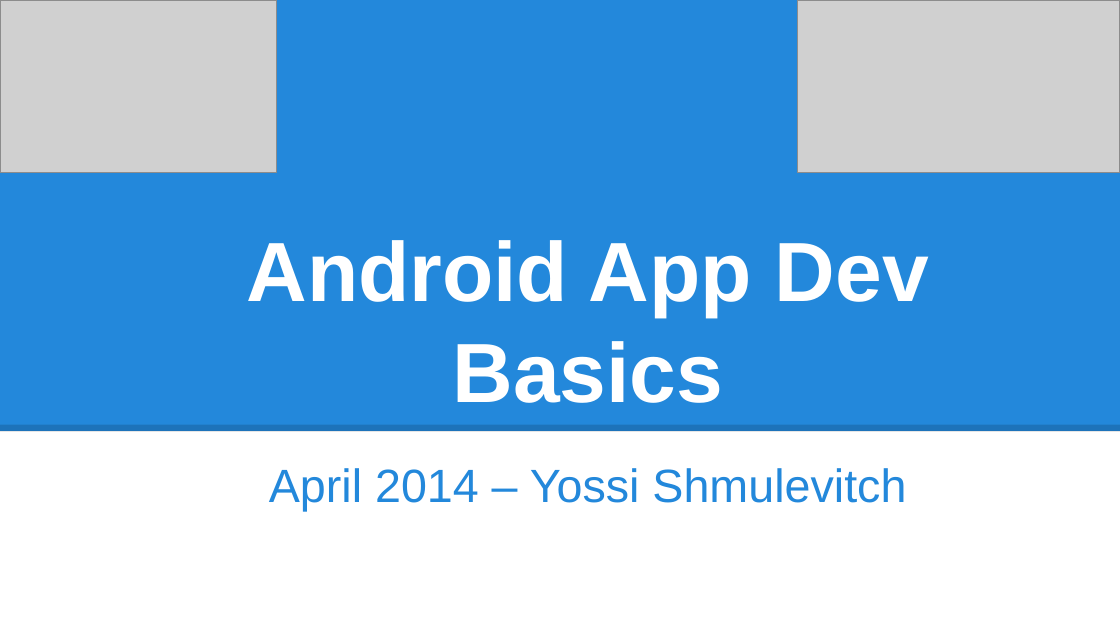
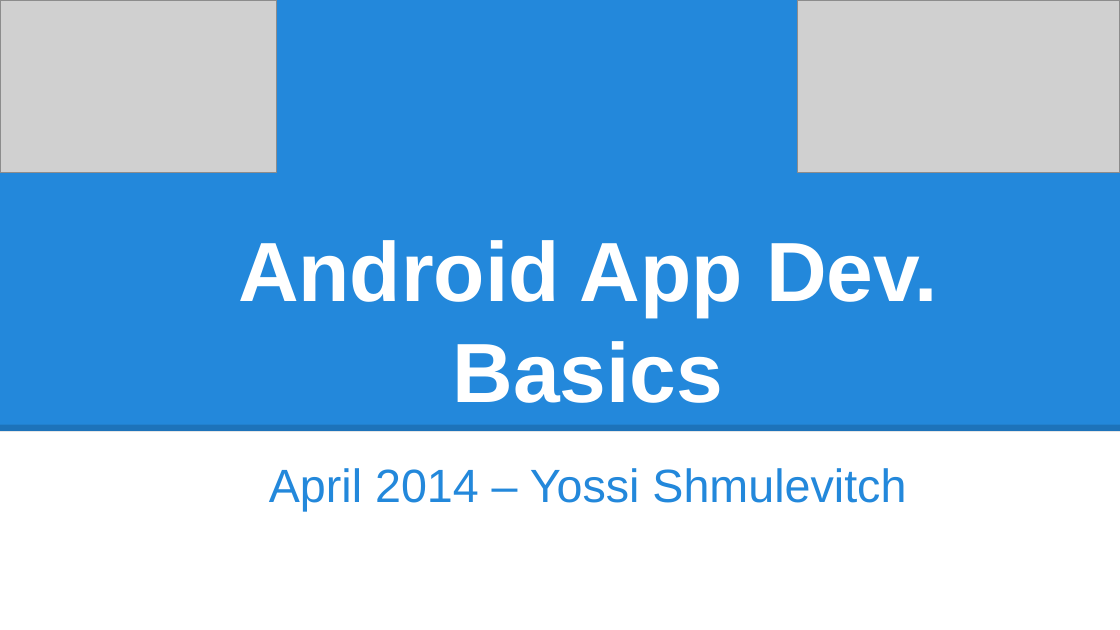
Before and after one commit to szabgab/osdc.org.il, a slide deck: slide 1 of html/static/android_basics_lecture_april_6th.pptx. Drawn at 1120x630 pixels with LibreOffice and Linux fonts; fonts in the diff are those of the drawing; grey boxes stand for pictures. Boxes give left, top, right and bottom in pixels: in the first picture for what was removed or moved away, otherwise in the second. Text is boxed around its words. In the diff, an @@ line names an element or a change of style, - is before the commit and + after.

```diff
--- a/html/static/android_basics_lecture_april_6th.pptx
+++ b/html/static/android_basics_lecture_april_6th.pptx
@@ title at bbox=[238, 240, 937, 403]: text changed @@
-Android App Dev Basics
+Android App Dev. Basics
```
Also in this commit, not shown: 4 other slides changed.
